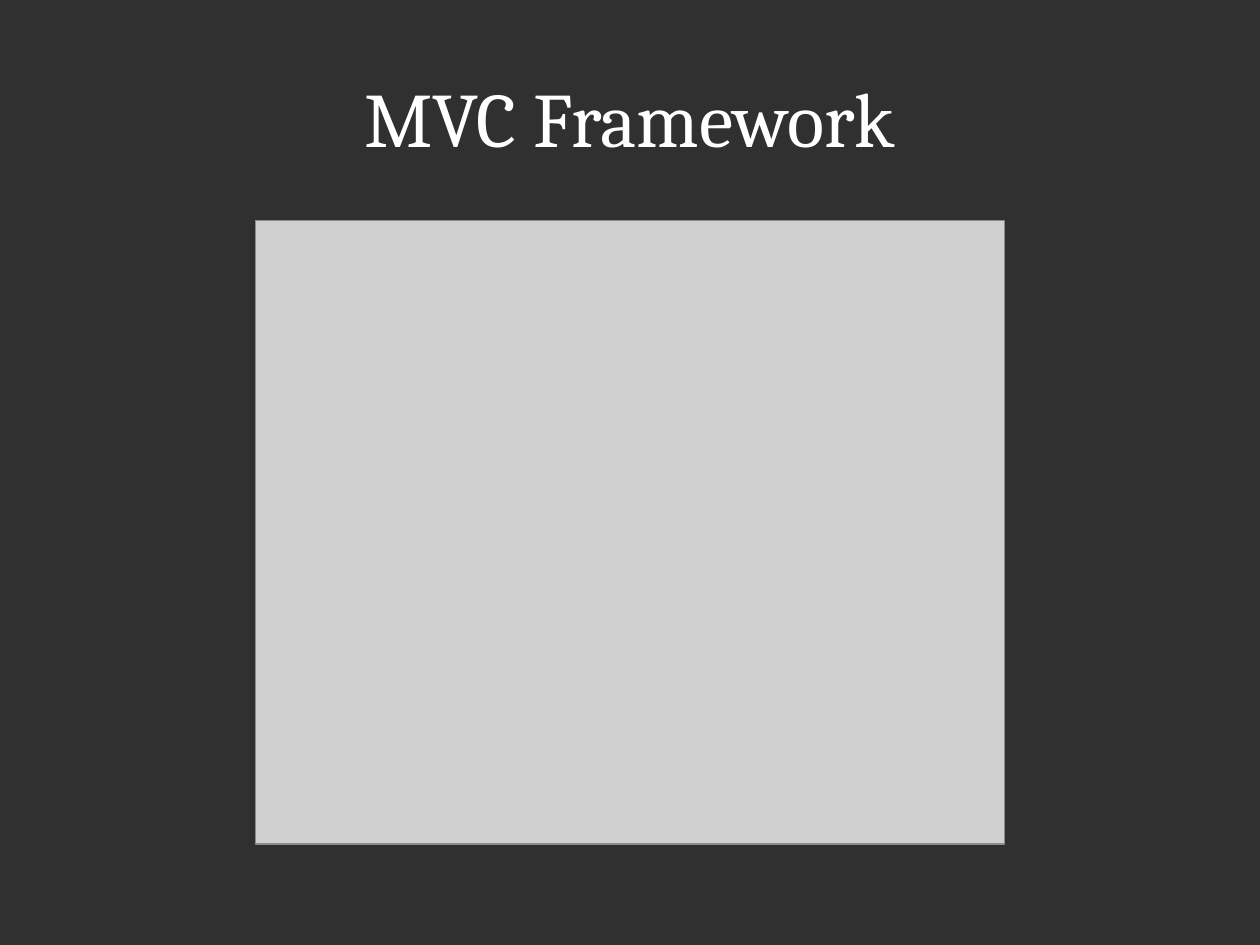
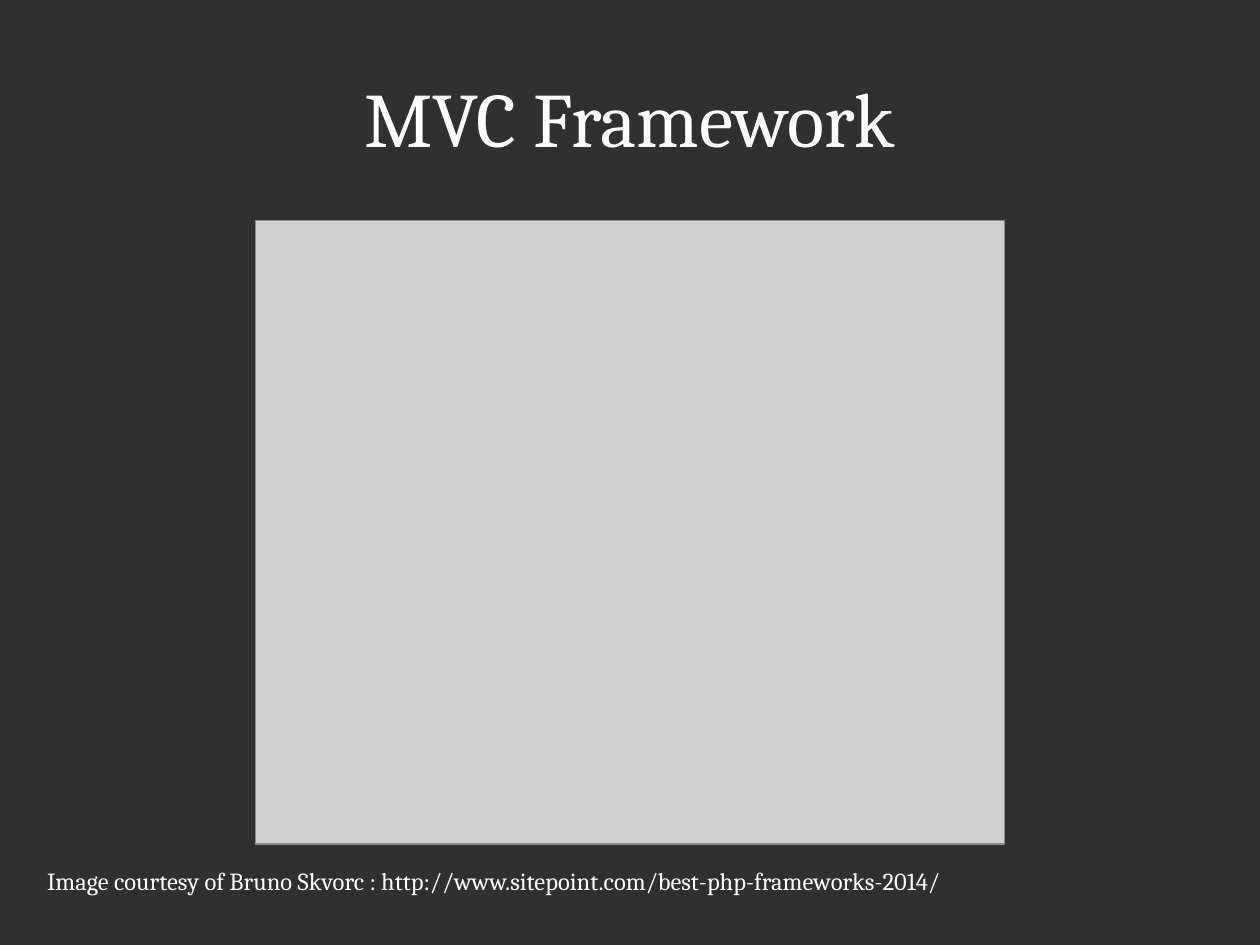
Before and after one commit to chonla/laravel101, a slide deck: slide 4 of ppt/Laravel 101.pptx. Drawn at 1260x945 pixels with LibreOffice and Linux fonts; fonts in the diff are those of the drawing; grey boxes stand for pictures. Boxes give left, top, right and bottom in pixels: in the first picture for what was removed or moved away, otherwise in the second. Text is boxed around its words. In the diff, an @@ line names an element or a change of style, - is before the commit and + after.

Commit message:
Add image courtesy

```diff
--- a/ppt/Laravel 101.pptx
+++ b/ppt/Laravel 101.pptx
@@ text added at [47, 872, 940, 895], 14 pt, text #FFFFFF @@
+Image courtesy of Bruno Skvorc : http://www.sitepoint.com/best-php-frameworks-2014/
```
